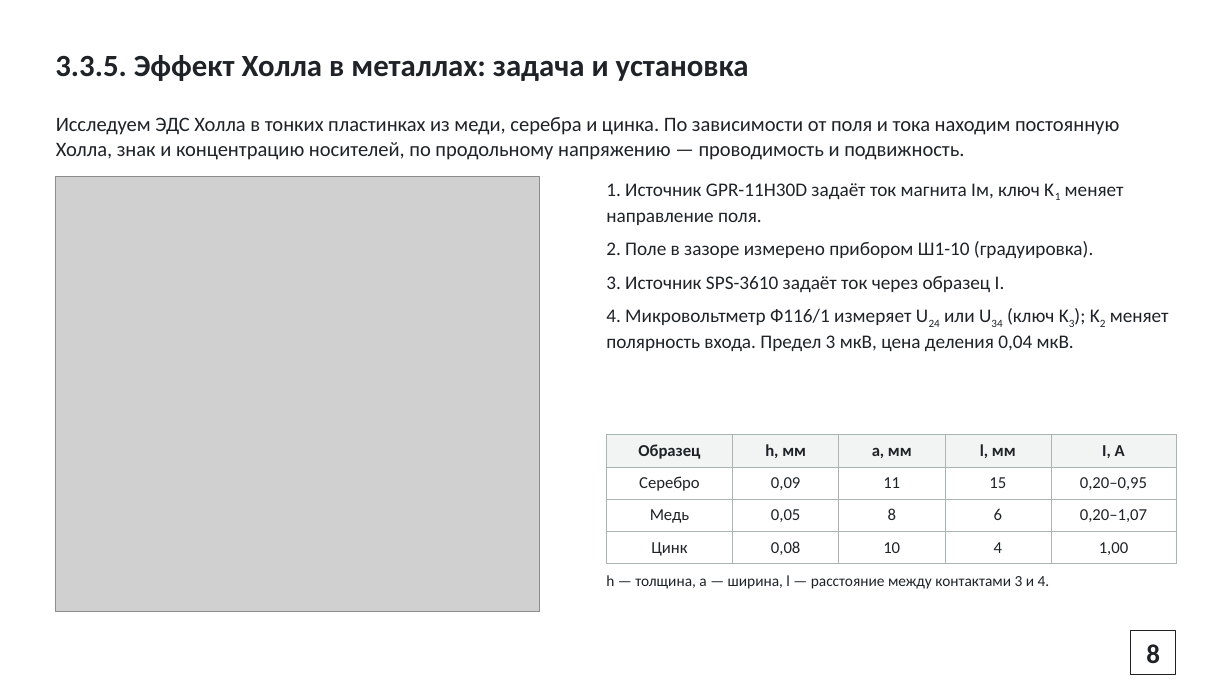
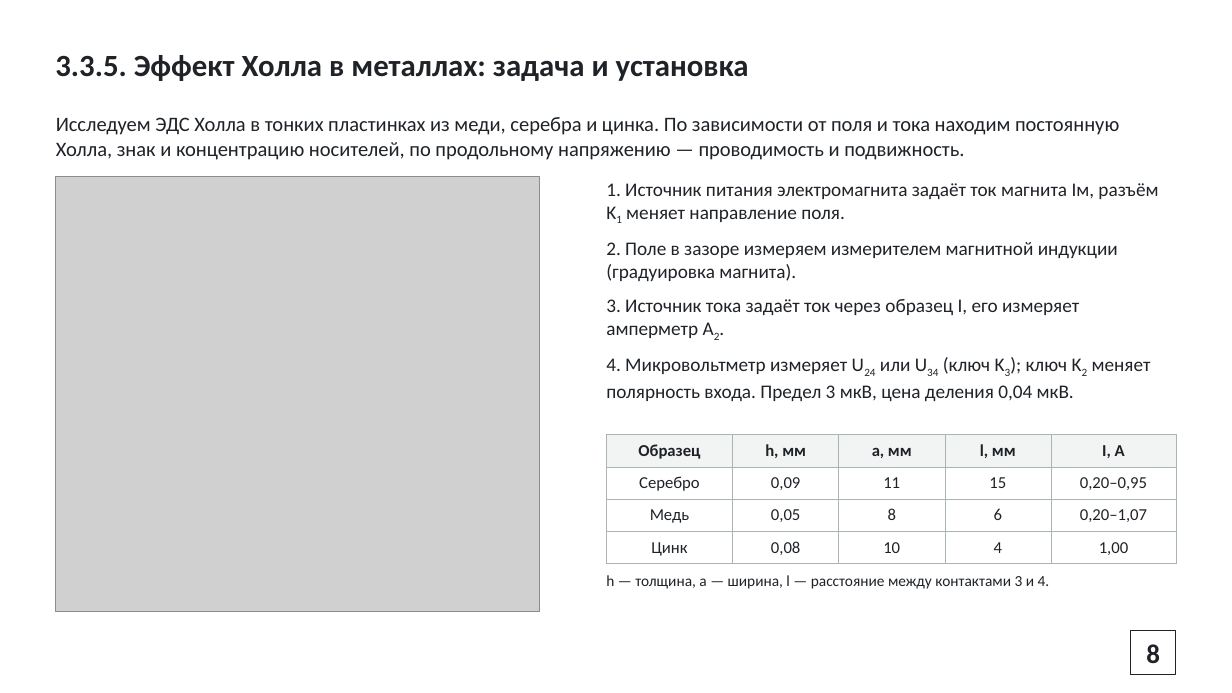
Before and after one commit to Kredos9107/zxc, a slide deck: slide 8 of labs/2 курс/3.3.5/3.3.6 + 3.3.5 Магнетосопротивление и эффект Холла.pptx. Drawn at 1232x693 pixels with LibreOffice and Linux fonts; fonts in the diff are those of the drawing; grey boxes stand for pictures. Boxes give left, top, right and bottom in pixels: in the first picture for what was removed or moved away, otherwise in the second. Text is boxed around its words. In the diff, an @@ line names an element or a change of style, - is before the commit and + after.

```diff
--- a/labs/2 курс/3.3.5/3.3.6 + 3.3.5 Магнетосопротивление и эффект Холла.pptx
+++ b/labs/2 курс/3.3.5/3.3.6 + 3.3.5 Магнетосопротивление и эффект Холла.pptx
@@ text at (x1=606, y1=183, x2=1158, y2=401): text changed @@
-1. Источник GPR-11H30D задаёт ток магнита Iм, ключ K1 меняет направление поля.
-2. Поле в зазоре измерено прибором Ш1-10 (градуировка).
-3. Источник SPS-3610 задаёт ток через образец I.
-4. Микровольтметр Ф116/1 измеряет U24 или U34 (ключ K3); K2 меняет полярность входа. Предел 3 мкВ, цена деления 0,04 мкВ.
+1. Источник питания электромагнита задаёт ток магнита Iм, разъём K1 меняет направление поля.
+2. Поле в зазоре измеряем измерителем магнитной индукции (градуировка магнита).
+3. Источник тока задаёт ток через образец I, его измеряет амперметр A2.
+4. Микровольтметр измеряет U24 или U34 (ключ K3); ключ K2 меняет полярность входа. Предел 3 мкВ, цена деления 0,04 мкВ.
```
Also in this commit, not shown: 5 other slides changed, 6 slides added, 3 slides removed.
